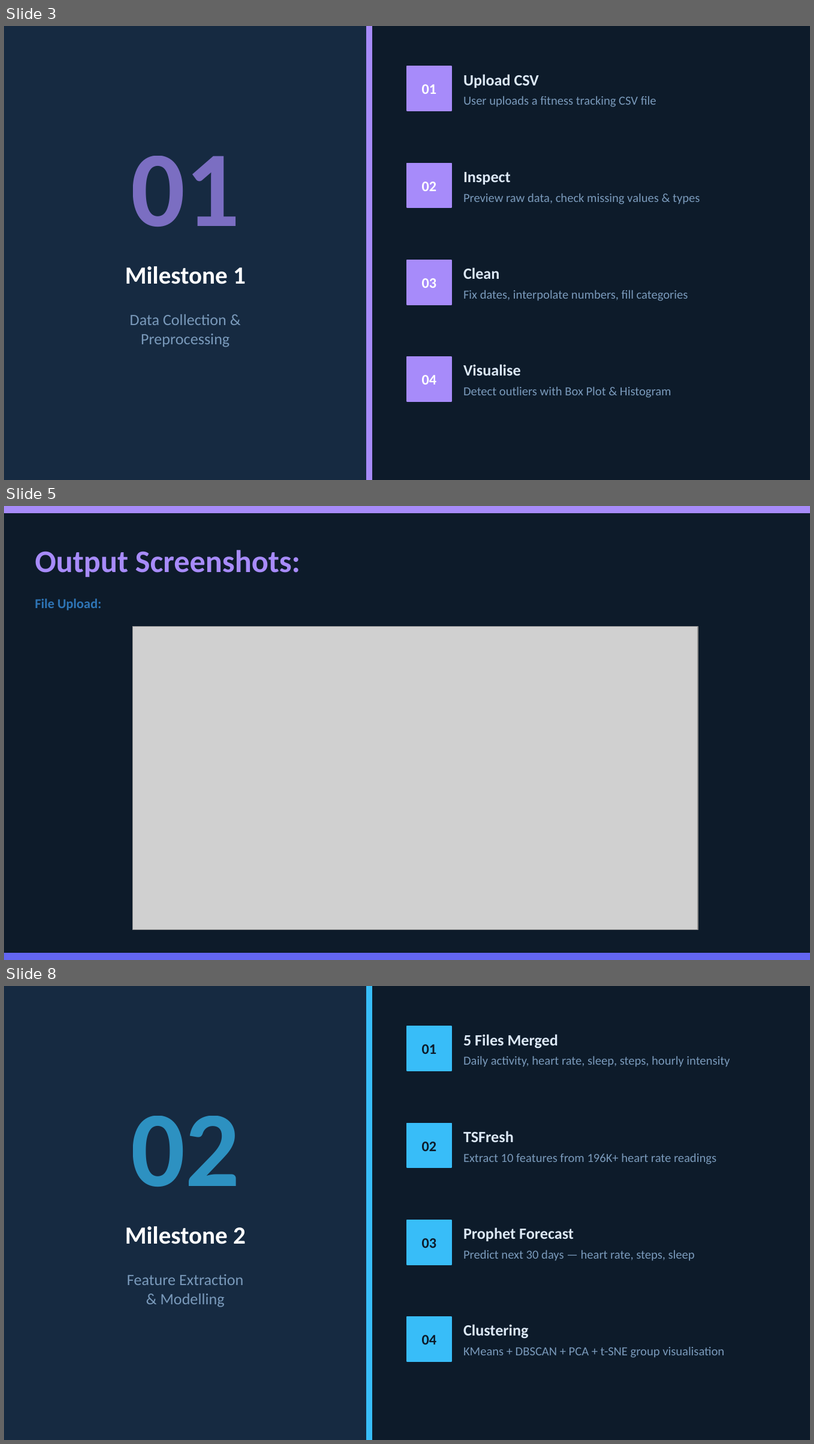
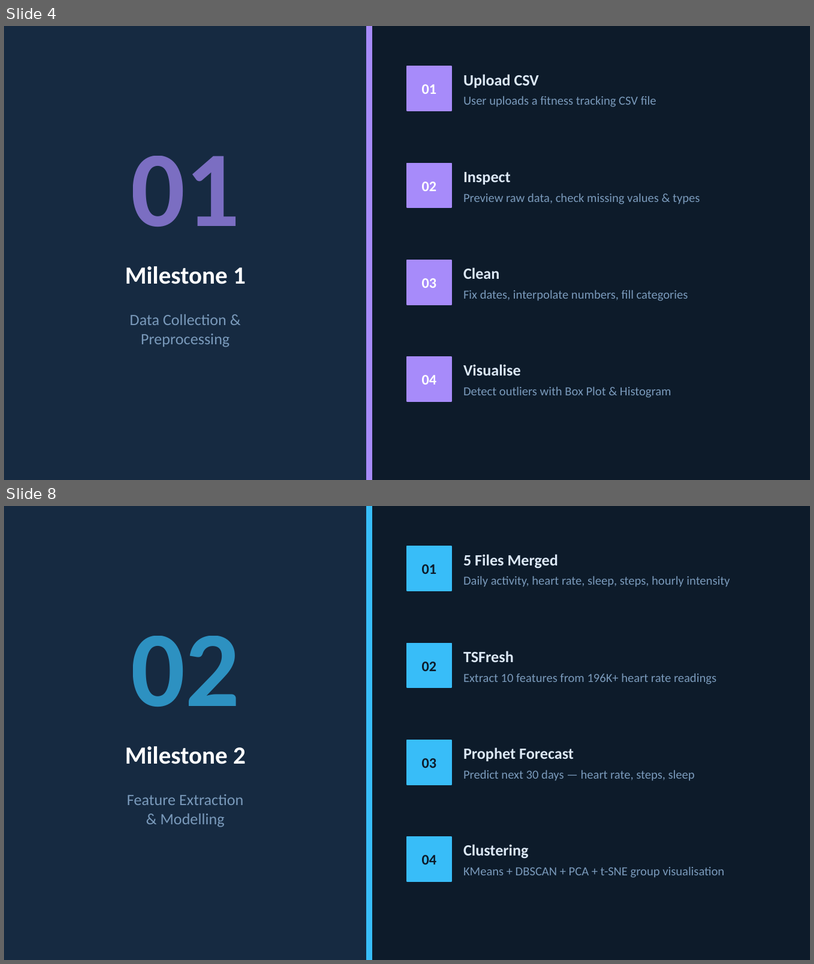
Before and after one commit to Thejomayie09/FitPulse-Health-Anomaly-Detection-from-Fitness-Devices-1, a slide deck: Documentation/Fitpulse_Documentation_final.pptx. Shown one above the other, each under a label of ours: slides 3, 5 and 8 before the commit, slides 4 and 8 after it; the slides between them are not shown. The pictures are 814x1444 and 814x964 pixels, drawn with LibreOffice and Linux fonts; fonts in the diff are those of the drawing; grey boxes stand for pictures. Boxes give left, top, right and bottom in pixels: in the first picture for what was removed or moved away, otherwise in the second. Text is boxed around its words. In the diff, an @@ line names an element or a change of style, - is before the commit and + after.

```diff
--- a/Documentation/Fitpulse_Documentation_final.pptx
+++ b/Documentation/Fitpulse_Documentation_final.pptx
@@ slide 5 removed at (x1=4, y1=506, x2=810, y2=960), background #0D1B2A @@
@@ rectangle removed at (x1=4, y1=506, x2=810, y2=513) @@
@@ text removed at (x1=35, y1=550, x2=300, y2=610) @@
-Output Screenshots:
-File Upload:
@@ picture removed at (x1=133, y1=626, x2=698, y2=930) @@
@@ rectangle removed at (x1=4, y1=953, x2=810, y2=959) @@
@@ what was slide 3 is now slide 4 @@
```
Also in this commit, not shown: 2 slides changed, 3 slides added, 2 other slides removed.
